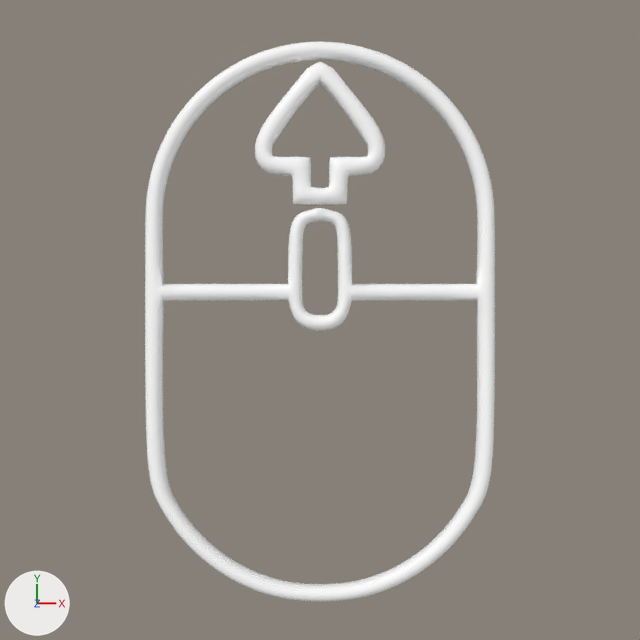
One commit to the Blender file Assets/Assets/Mouse/Mouse.blend: the scene before it, then after it.
Camera for both pictures: the file's camera 'Camera'. Lighting does not change. The marker at lower left points along +X, +Y and +Z.

Script lines for the objects in view, before the commit:
```python
mat_material_001 = principled_material('Material.001')
mat_material_001.base_color = (1.0, 1.0, 1.0)  # white #ffffff
me_cube_001 = bpy.data.meshes.new('Cube.001')
me_cube_001.from_pydata(...)  # 142 vertices, 137 faces; spans x 0.0..15.8, y -25.5..25.2, z -1.0..1.0
me_cube_001.polygons.foreach_set('use_smooth', [True] * 137)
me_cube_001.materials.append(mat_material_001)  # white #ffffff
me_cube_003 = bpy.data.meshes.new('Cube.003')
me_cube_003.from_pydata(...)  # 38 vertices, 35 faces; spans x -0.05..6.42, y -6.38..6.66, z -1.0..1.0
me_cube_003.polygons.foreach_set('use_smooth', [True] * 35)
me_cube_003.materials.append(mat_material_001)  # white #ffffff
ob_cube = bpy.data.objects.new('Cube', me_cube_001)
ob_cube.location = (0.0, 0.0, 0.0)
ob_cube.scale = (0.1, 0.1, 0.1)
_m = ob_cube.modifiers.new('Mirror', 'MIRROR')
_m = ob_cube.modifiers.new('Subdivision', 'SUBSURF')
_m = ob_cube.modifiers.new('Weld', 'WELD')
_m.merge_threshold = 0.016
ob_cube_002 = bpy.data.objects.new('Cube.002', me_cube_003)
ob_cube_002.location = (0.0, 1.7, 0.0)
ob_cube_002.scale = (0.1, -0.1, 0.1)
_m = ob_cube_002.modifiers.new('Mirror', 'MIRROR')
_m = ob_cube_002.modifiers.new('Subdivision', 'SUBSURF')
_m.levels = 2
_m = ob_cube_002.modifiers.new('Weld', 'WELD')
_m.merge_threshold = 0.016
```
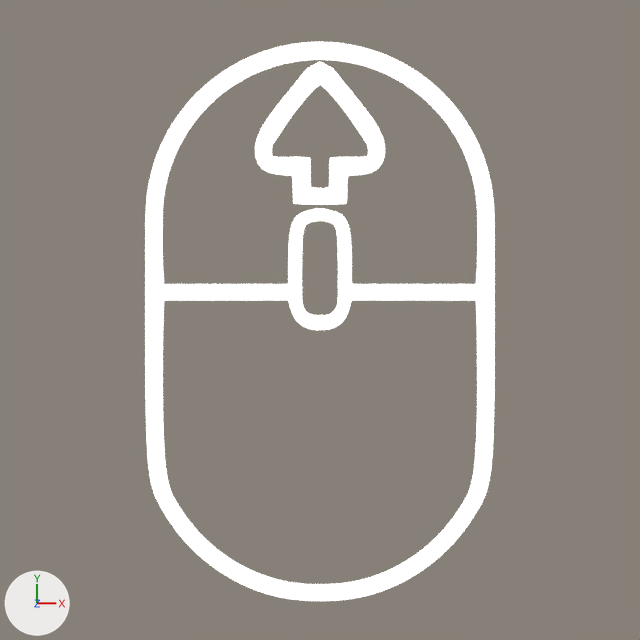
Boxes [x1, y1, x2, y2] around the edits, measured in the pictures (640 x 640 px):
'Cube', surface changed
    both: [145, 42, 495, 601]
'Cube.002', surface changed
    both: [255, 62, 385, 205]

What changed in the scene script:
```text
Change mat_material_001:
    add mat_material_001.emission_strength = 1.0
```
